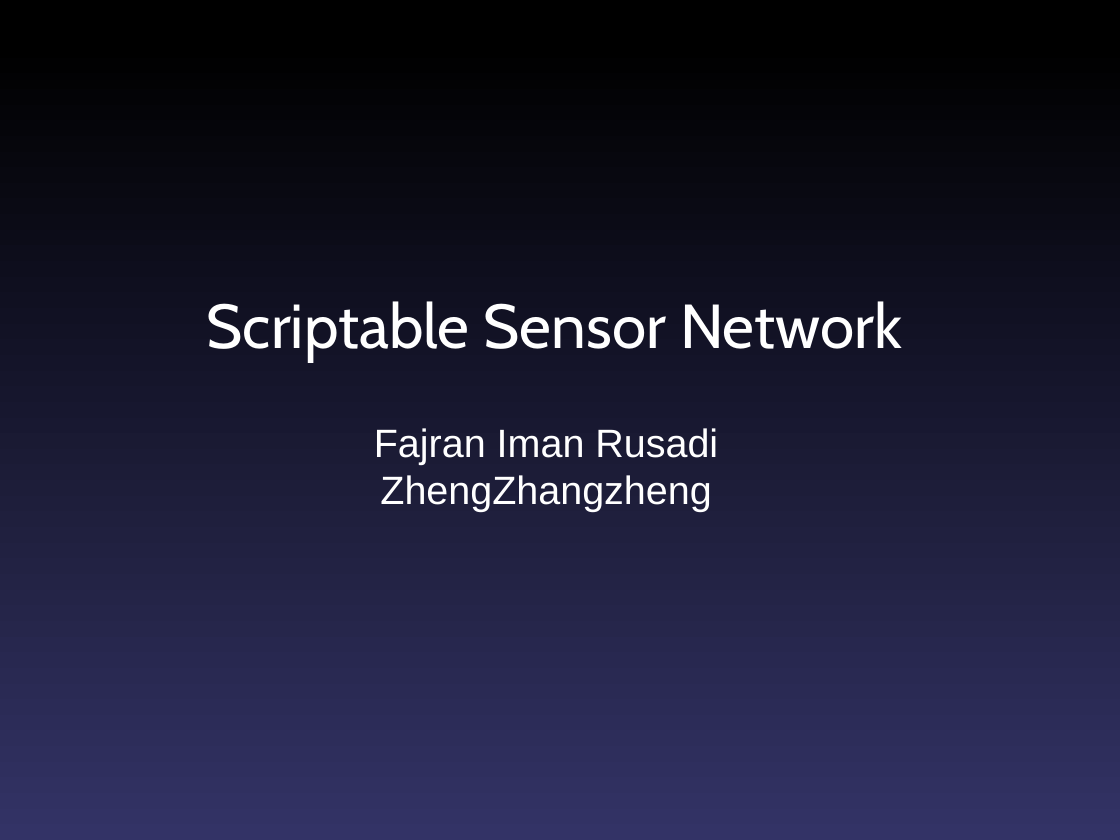
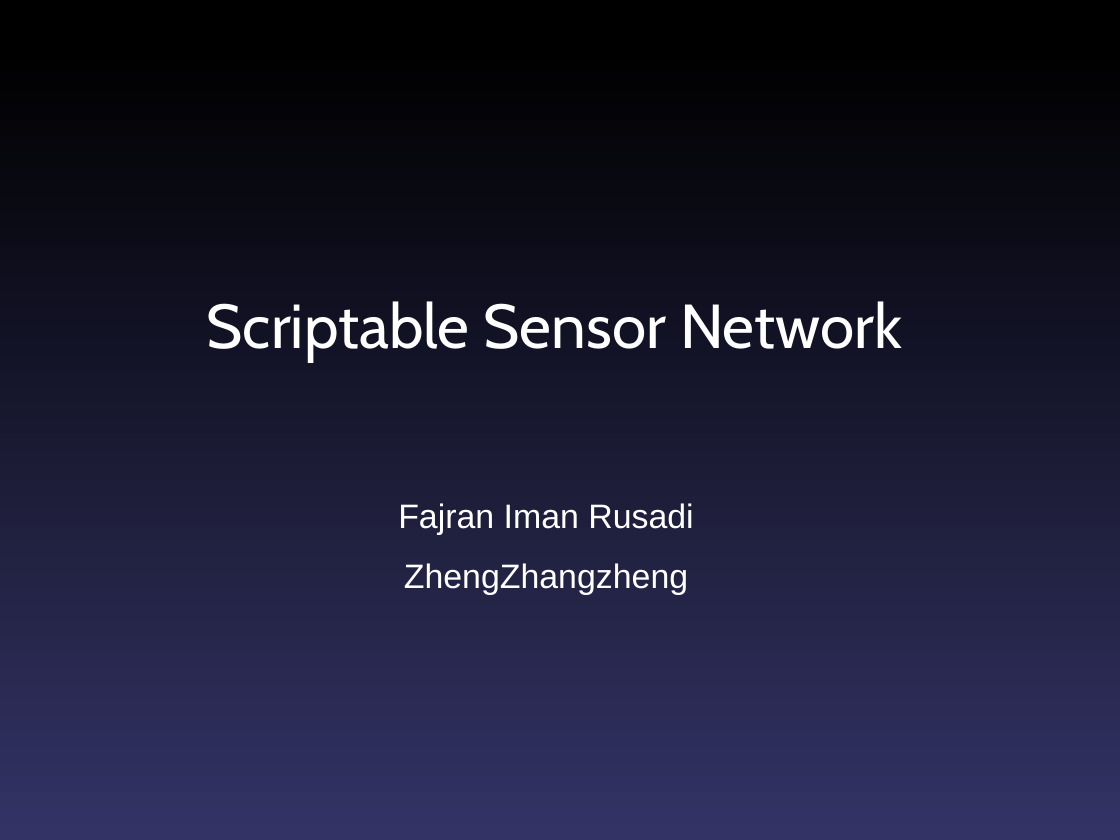
Before and after one commit to fajran/luaspot, a slide deck: slide 1 of doc/presentation/Scriptable Sensor Network.odp. Drawn at 1120x840 pixels with LibreOffice and Linux fonts; fonts in the diff are those of the drawing. Boxes give left, top, right and bottom in pixels: in the first picture for what was removed or moved away, otherwise in the second. Text is boxed around its words. In the diff, an @@ line names an element or a change of style, - is before the commit and + after.

```diff
--- a/doc/presentation/Scriptable Sensor Network.odp
+++ b/doc/presentation/Scriptable Sensor Network.odp
@@ text "Fajran Iman Rusadi": place and size @@
-text "Fajran Iman Rusadi" at <box>374,428,718,512</box>
+text "Fajran Iman Rusadi" at <box>398,503,693,595</box>
@@ text "Fajran Iman Rusadi" at <box>398,503,693,595</box>: size 28 to 24 pt; more space between paragraphs @@
```
Also in this commit, not shown: 1 other slide changed.
